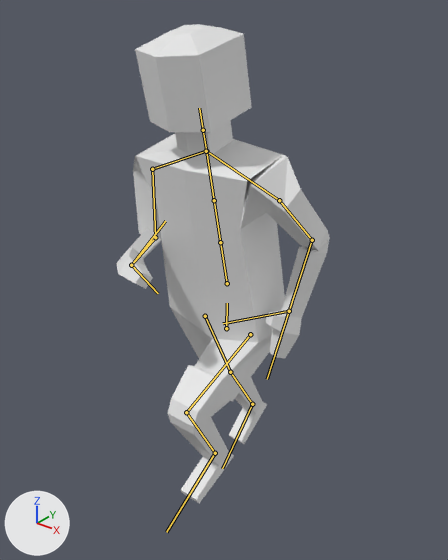
Before and after pictures for a commit that changed the glTF model assets/models/humanoid.glb.
Rendered twice from a 50 mm camera at (0.69, -0.873, 1.059) aimed at (-0.021, 0.016, 0.507). Every picture has the same lights, and +X, +Y and +Z are marked at lower left. Both versions are drawn at frame 11 of the action 'RunCycle'; the numbers are the values there. The bones that bend it are drawn over the model as lines.
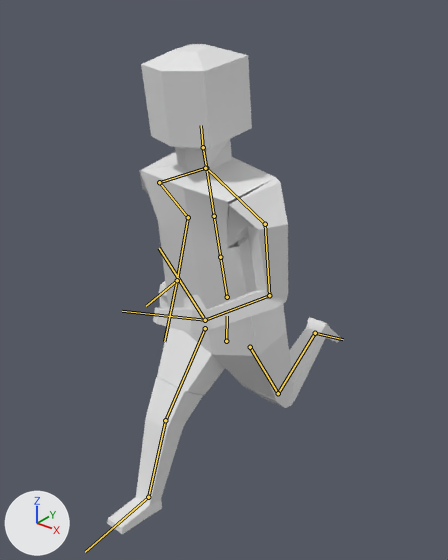
Commit message: improve run animation

Location of each change, (x1, y1, x2, y2) in pixels of the pictures (448 x 560 px):
'Cube', posed (9% wider)
    before: (116, 24, 330, 503)
    after: (107, 44, 341, 534)
bone 'hip', root to tip
    before: (226, 328) to (227, 303)
    after: (226, 341) to (227, 316)
bone 'head', root to tip
    before: (203, 130) to (199, 108)
    after: (203, 147) to (201, 125)
bone 'shoulder.L', root to tip
    before: (206, 151) to (279, 200)
    after: (206, 168) to (265, 224)
bone 'bicep.L', root to tip
    before: (279, 200) to (312, 240)
    after: (265, 224) to (269, 295)
bone 'forearm.L', root to tip
    before: (312, 240) to (289, 311)
    after: (269, 295) to (205, 320)
bone 'hand.L', root to tip
    before: (289, 311) to (267, 379)
    after: (205, 320) to (122, 311)
bone 'shoulder.R', root to tip
    before: (206, 151) to (152, 169)
    after: (205, 168) to (159, 182)
bone 'bicep.R', root to tip
    before: (152, 169) to (155, 237)
    after: (159, 182) to (188, 217)
bone 'forearm.R', root to tip
    before: (155, 237) to (131, 265)
    after: (188, 217) to (177, 280)
bone 'hand.R', root to tip
    before: (131, 265) to (158, 293)
    after: (177, 280) to (164, 341)
bone 'femur.L', root to tip
    before: (250, 334) to (186, 412)
    after: (250, 347) to (278, 393)
bone 'calf.L', root to tip
    before: (186, 412) to (215, 453)
    after: (278, 393) to (315, 333)
bone 'foot.L', root to tip
    before: (215, 453) to (166, 532)
    after: (315, 333) to (343, 339)
bone 'femur.R', root to tip
    before: (205, 316) to (230, 372)
    after: (205, 328) to (165, 420)
bone 'calf.R', root to tip
    before: (230, 372) to (252, 404)
    after: (165, 420) to (148, 497)
bone 'foot.R', root to tip
    before: (252, 404) to (222, 468)
    after: (148, 497) to (85, 552)

What the commit changed:
Bone 'hip' (bone_hip) moves from (0.0, 0.0, 0.0) to (0.0, -0.03, 0.0).
Bone 'head' (bone_head) turns from (0, 0, 0) to (-5, 0, 0) degrees about its own x, y and z.
Bone 'shoulder.L' (bone_shoulder_l) turns from (0, 0, 0) to (14, 6, 1) degrees about its own x, y and z.
Bone 'bicep.L' (bone_bicep_l) turns from (-32, 3, -86) to (6, 10, -88) degrees about its own x, y and z.
Bone 'forearm.L' (bone_forearm_l) turns from (-7, 20, -69) to (11, 29, -90) degrees about its own x, y and z.
Bone 'hand.L' (bone_hand_l) turns from (0, 0, -1) to (24, -10, -13) degrees about its own x, y and z.
Bone 'shoulder.R' (bone_shoulder_r) turns from (0, 0, 0) to (-6, 2, 0) degrees about its own x, y and z.
Bone 'bicep.R' (bone_bicep_r) turns from (17, -19, 87) to (-29, -2, 81) degrees about its own x, y and z.
Bone 'forearm.R' (bone_forearm_r) turns from (-10, -40, 92) to (-12, -16, 65) degrees about its own x, y and z.
Bone 'hand.R' (bone_hand_r) turns from (25, -4, 30) to (0, 0, 0) degrees about its own x, y and z.
Bone 'femur.L' (bone_femur_l) turns from (69, 0, 0) to (-32, 0, 0) degrees about its own x, y and z.
Bone 'calf.L' (bone_calf_l) turns from (-98, -1, 1) to (-89, 0, 0) degrees about its own x, y and z.
Bone 'foot.L' (bone_foot_l) turns from (9, 0, 0) to (-16, 0, 0) degrees about its own x, y and z.
Bone 'femur.R' (bone_femur_r) turns from (-25, 0, 0) to (38, 0, 0) degrees about its own x, y and z.
Bone 'calf.R' (bone_calf_r) turns from (-7, 0, 0) to (-17, 1, 0) degrees about its own x, y and z.
Bone 'foot.R' (bone_foot_r) turns from (-2, 0, 0) to (-12, 0, 0) degrees about its own x, y and z.
